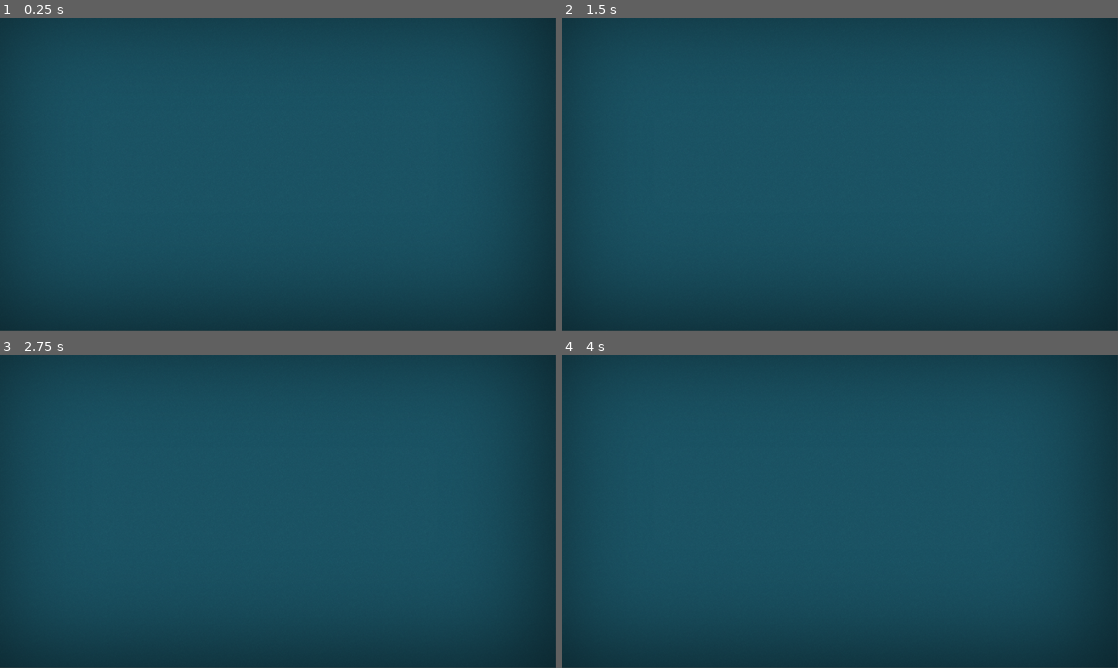
Above: before the commit, frames 1-4 (two rows, left to right).
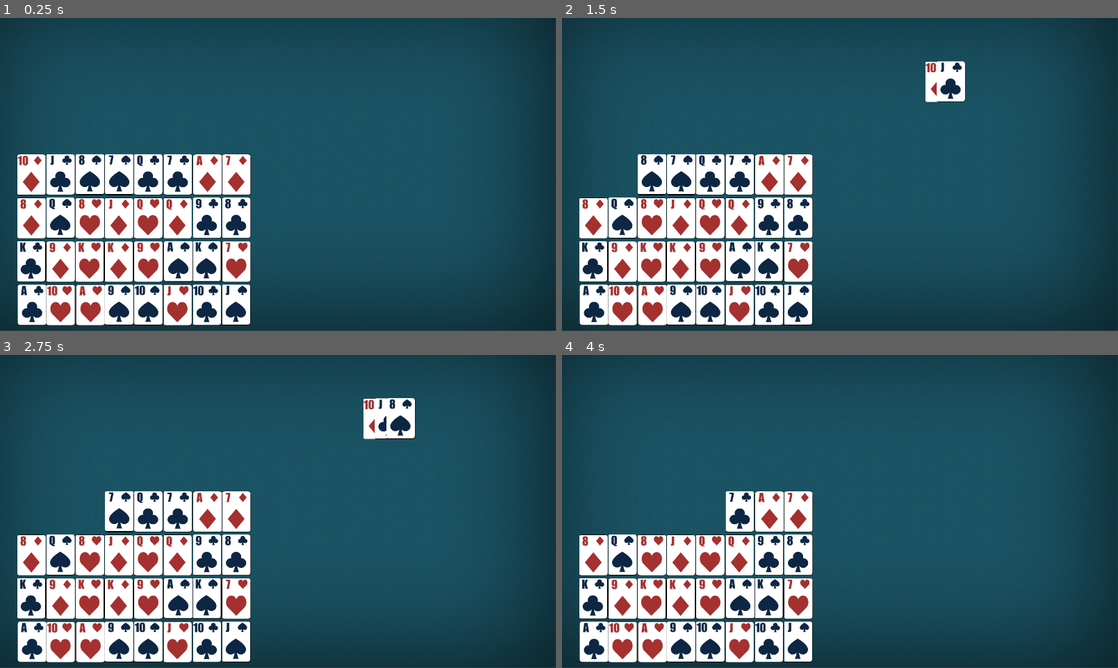
Above: after the commit, the same moments.

Repository: KraZ09/Rentz
Game: Godot game, scene res://Scenes/main.tscn
Two runs of this game, one before a commit and one after it. Both use one fixed random seed, a clock stepped at 60 frames per second and the inputs below.
Inputs (mouse positions are in pixels of both pictures, inside the frame that each line leads up to):
- Up to frame 1 (0.25 s): no input
- Up to frame 2 (1.5 s): click (595, 174) at 0.52 s; click (623, 174) at 1.27 s
- Up to frame 3 (2.75 s): click (88, 511) at 2.02 s
- Up to frame 4 (4 s): click (684, 511) at 2.77 s; click (712, 511) at 3.52 s

The runs differ from the first frame. In frame 1, 21% of the frame differs, in the area x 3-46%, y 43-99%; in frame 2, 21%; in frame 3, 20%; in frame 4, 18%.
Error before the commit: Parse Error: Preload file "res://player.tscn" does not exist. (res://Scenes/mainLogic.gd:11)

Commit message:
Fixed Folder

Diff:
--- a/Scenes/mainLogic.gd
+++ b/Scenes/mainLogic.gd
@@ -8,7 +8,7 @@
 var cardAtlas = preload("res://Card/all_cards.png") as Texture2D # Spritesheet
 
 const numOfPlayers = 4
-var playerScene = preload("res://player.tscn") as PackedScene
+var playerScene = preload("res://Scenes/player.tscn") as PackedScene
 var players : Array[Player] = []
 
 @onready var trickArea: Node2D = $TrickArea
